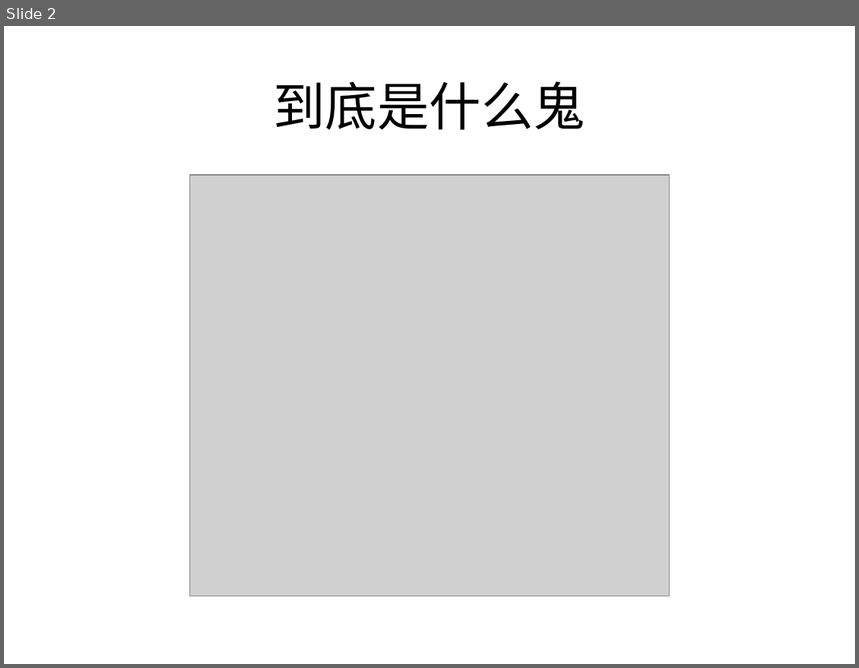
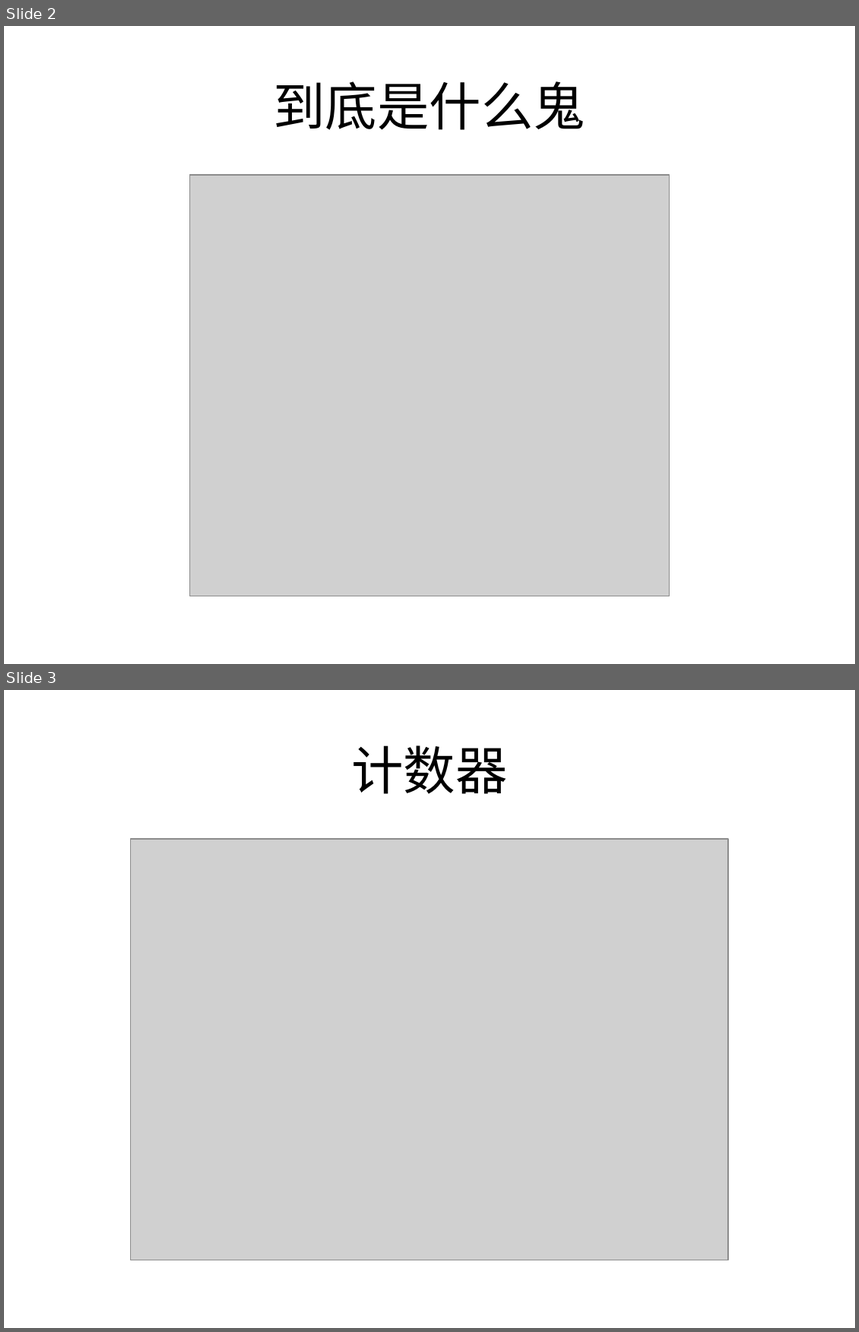
Before and after one commit to zl86790/ReduxSample, a slide deck: Redux.pptx. Shown one above the other, each under a label of ours: slide 2 before the commit, slides 2 and 3 after it. The pictures are 859x668 and 859x1332 pixels, drawn with LibreOffice and Linux fonts; fonts in the diff are those of the drawing; grey boxes stand for pictures. Boxes give left, top, right and bottom in pixels: in the first picture for what was removed or moved away, otherwise in the second. Text is boxed around its words. In the diff, an @@ line names an element or a change of style, - is before the commit and + after.

```diff
--- a/Redux.pptx
+++ b/Redux.pptx
@@ slide 3 added at [4,690,855,1328], background #FFFFFF @@
@@ title added at [351,745,507,794], 44 pt, text #000000 @@
+计数器
@@ picture added at [131,839,728,1260] @@
```
Also in this commit, not shown: 11 other slides added, 3 slides removed.
